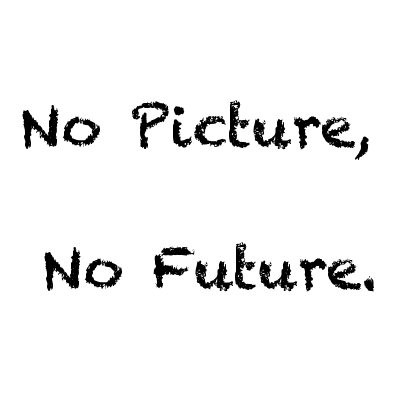
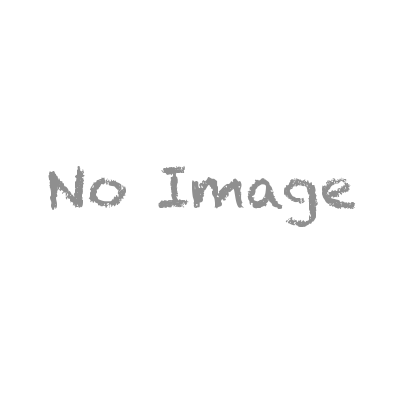
Revision of a layered w=400, h=400 image; what changed, layer by layer:
renamed "No Picture, ..." to "No Image", opacity 100% → 44%, painted on it over [22, 100, 374, 292]
removed layer "背景" over [22, 100, 374, 292]
